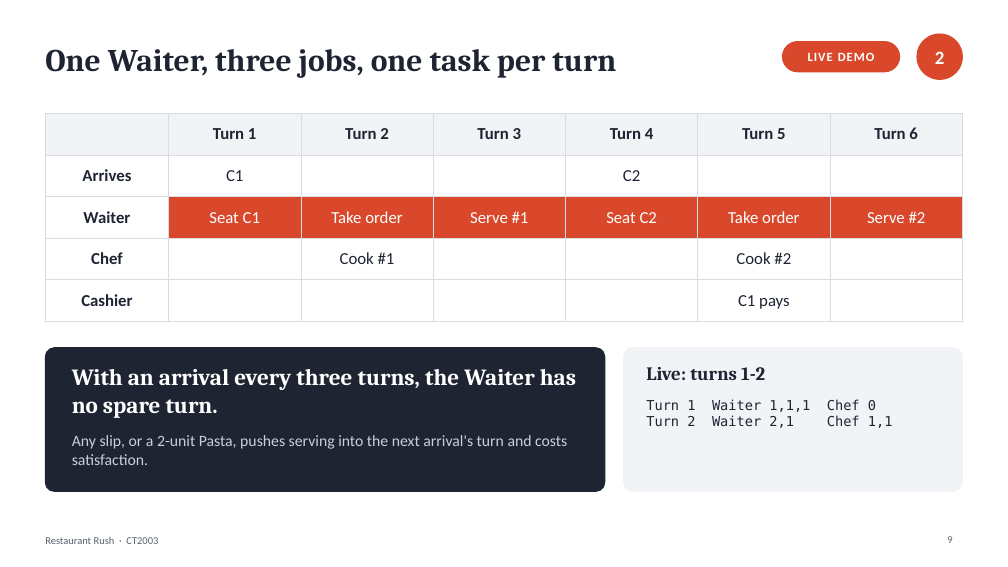
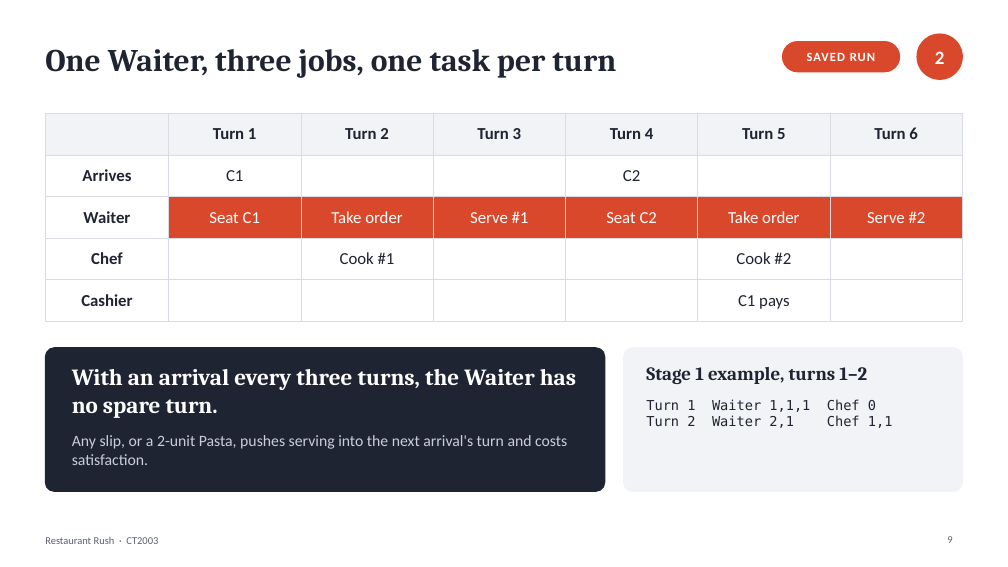
Before and after one commit to JeremyChooCK/CT2003-Restaurant-Rush, a slide deck: slide 9 of docs/presentation/RestaurantRush_Presentation.pptx. Drawn at 1008x567 pixels with LibreOffice and Linux fonts; fonts in the diff are those of the drawing. Boxes give left, top, right and bottom in pixels: in the first picture for what was removed or moved away, otherwise in the second. Text is boxed around its words. In the diff, an @@ line names an element or a change of style, - is before the commit and + after.

```diff
--- a/docs/presentation/RestaurantRush_Presentation.pptx
+++ b/docs/presentation/RestaurantRush_Presentation.pptx
@@ text at <box>807,52,875,61</box>: text changed @@
-LIVE DEMO
+SAVED RUN
@@ text at <box>646,367,867,384</box>: text changed @@
-Live: turns 1-2
+Stage 1 example, turns 1–2
```
Also in this commit, not shown: 17 other slides changed, 1 slide added, 1 slide removed, 1 other file.
